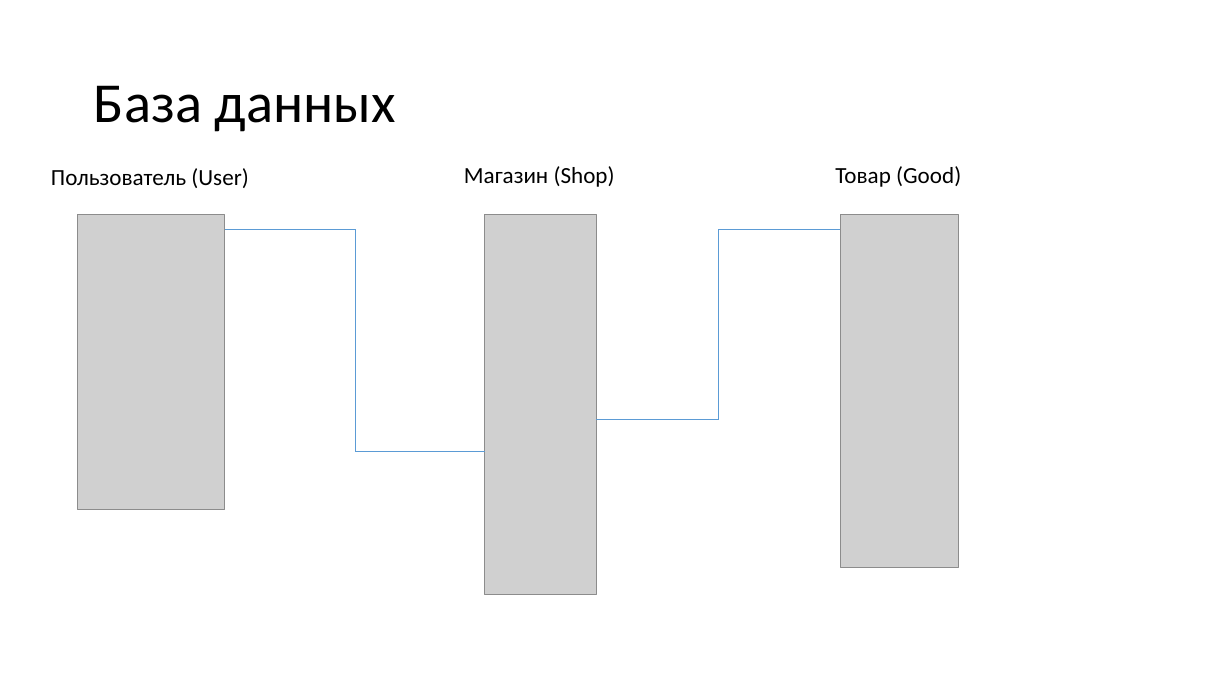
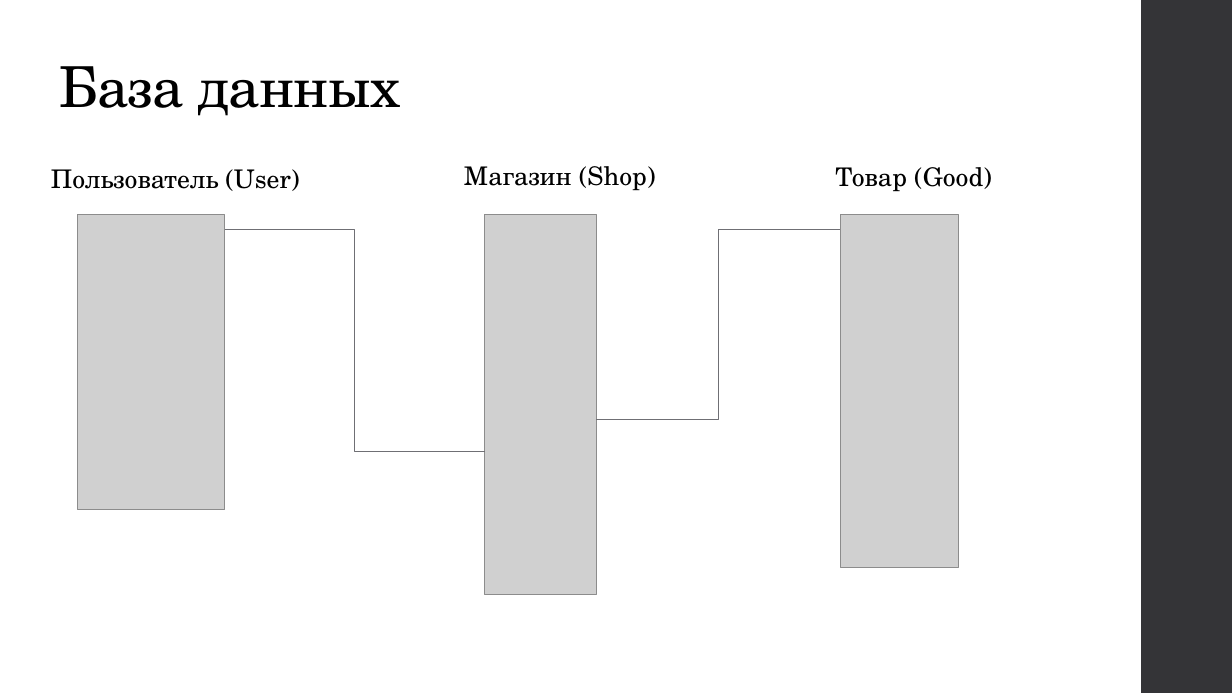
Before and after one commit to akerusan-s/flask-project, a slide deck: slide 14 of Презентация.pptx (slide 9 before the commit). Drawn at 1232x693 pixels with LibreOffice and Linux fonts; fonts in the diff are those of the drawing; grey boxes stand for pictures. Boxes give left, top, right and bottom in pixels: in the first picture for what was removed or moved away, otherwise in the second. Text is boxed around its words. In the diff, an @@ line names an element or a change of style, - is before the commit and + after.

```diff
--- a/Презентация.pptx
+++ b/Презентация.pptx
@@ title "База данных" moved from (x1=94, y1=85, x2=396, y2=132) to (x1=60, y1=66, x2=400, y2=116) @@
@@ title "База данных" at (x1=60, y1=66, x2=400, y2=116): font Calibri to TeX Gyre Schola, letter spacing 0 to -0.5 pt; vertical alignment middle to bottom @@
@@ rectangle added at (x1=1141, y1=0, x2=1232, y2=693), fill #353537 @@
@@ size 18 to 20 pt, font Calibri to TeX Gyre Schola in 3 elements at (x1=835, y1=167, x2=992, y2=192), (x1=464, y1=166, x2=655, y2=191), (x1=51, y1=169, x2=300, y2=191) @@
@@ elbow line (225, 229) - (485, 451): stroke #5B9BD5 0.5 pt to #6F6F74 0.75 pt @@
@@ elbow line (596, 420) - (840, 229): stroke #5B9BD5 0.5 pt to #6F6F74 0.75 pt @@
```
Also in this commit, not shown: 7 other slides changed, 7 slides added, 1 slide removed, 1 other file.
